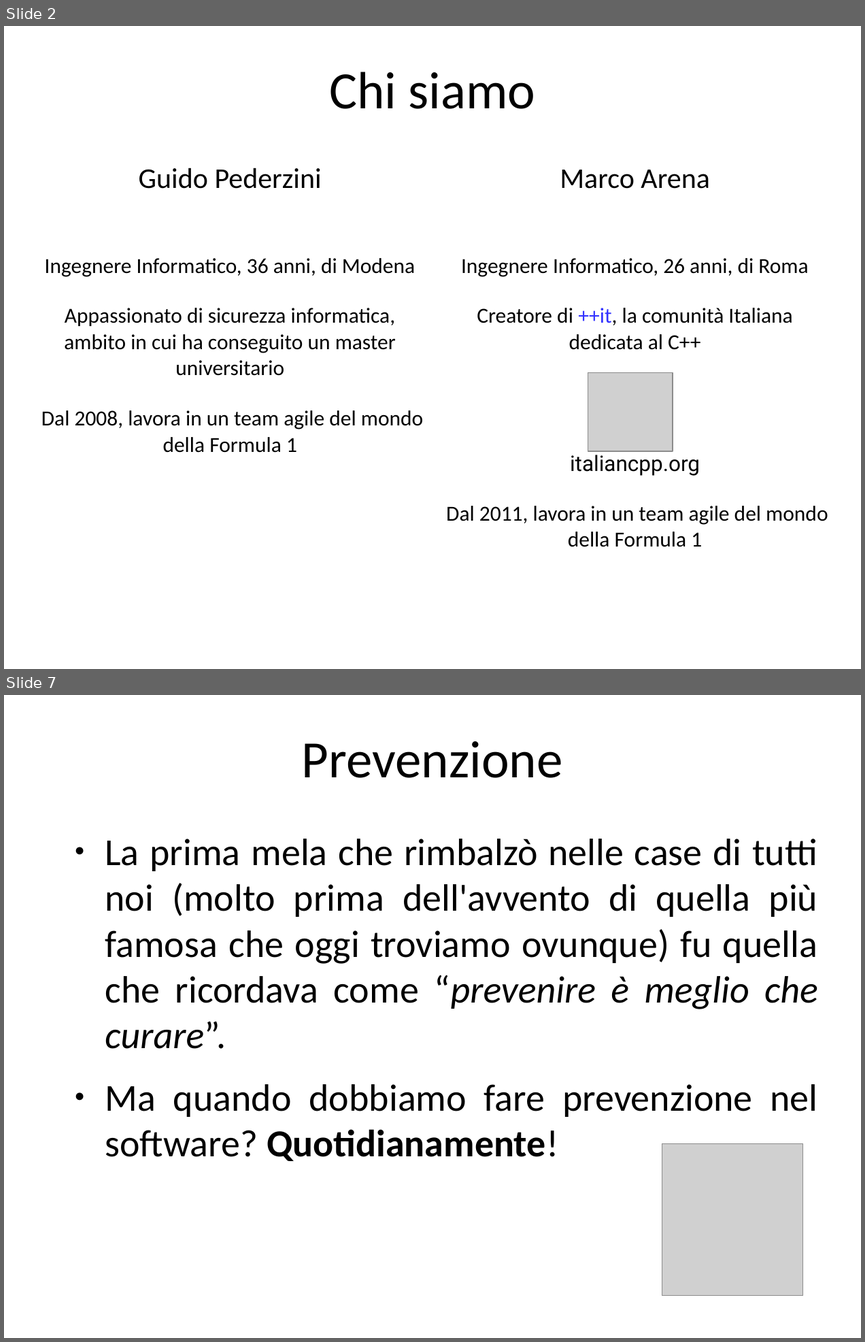
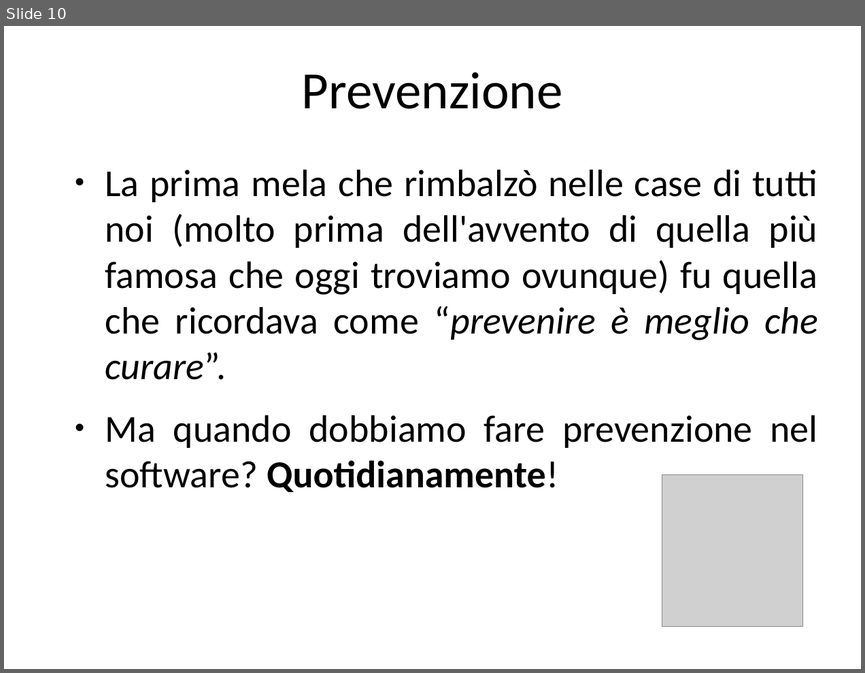
Before and after one commit to guidop/CDays14, a slide deck: CDays14.odp. Shown one above the other, each under a label of ours: slides 2 and 7 before the commit, slide 10 after it; the slides between them are not shown. The pictures are 865x1342 and 865x673 pixels, drawn with LibreOffice and Linux fonts; fonts in the diff are those of the drawing; grey boxes stand for pictures. Boxes give left, top, right and bottom in pixels: in the first picture for what was removed or moved away, otherwise in the second. Text is boxed around its words. In the diff, an @@ line names an element or a change of style, - is before the commit and + after.

Commit message:
iniziamo con le prime 9 slides della presentazione
aggiunta anche una sln

```diff
--- a/CDays14.odp
+++ b/CDays14.odp
@@ slide 2 removed at [4, 26, 861, 669], background #FFFFFF @@
@@ title removed at [329, 72, 536, 109] @@
-Chi siamo
@@ table removed at [28, 157, 837, 612], 2 rows, 2 columns @@
-Guido Pederzini | Marco Arena
-Ingegnere Informatico, 36 anni, di Modena / Appassionato di sicurezza informatica, ambito in cui ha conseguito un master universitario / Dal 2008, lavora in un team agile del mondo della Formula 1 | Ingegnere Informatico, 26 anni, di Roma / Creatore di ++it, la comunità Italiana dedicata al C++ / italiancpp.org / Dal 2011, lavora in un team agile del mondo della Formula 1
@@ picture removed at [587, 372, 672, 451] @@
@@ what was slide 7 is now slide 10 @@
```
Also in this commit, not shown: 9 slides added, 5 other slides removed, 10 other files.
